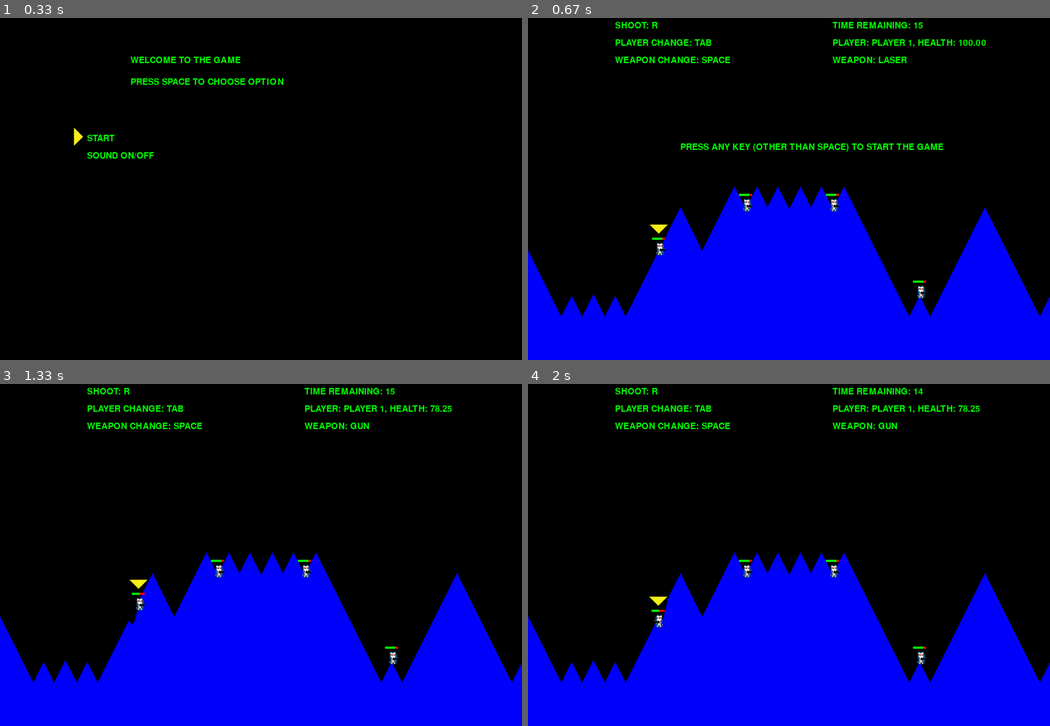
Above: before the commit, frames 1-4 (two rows, left to right).
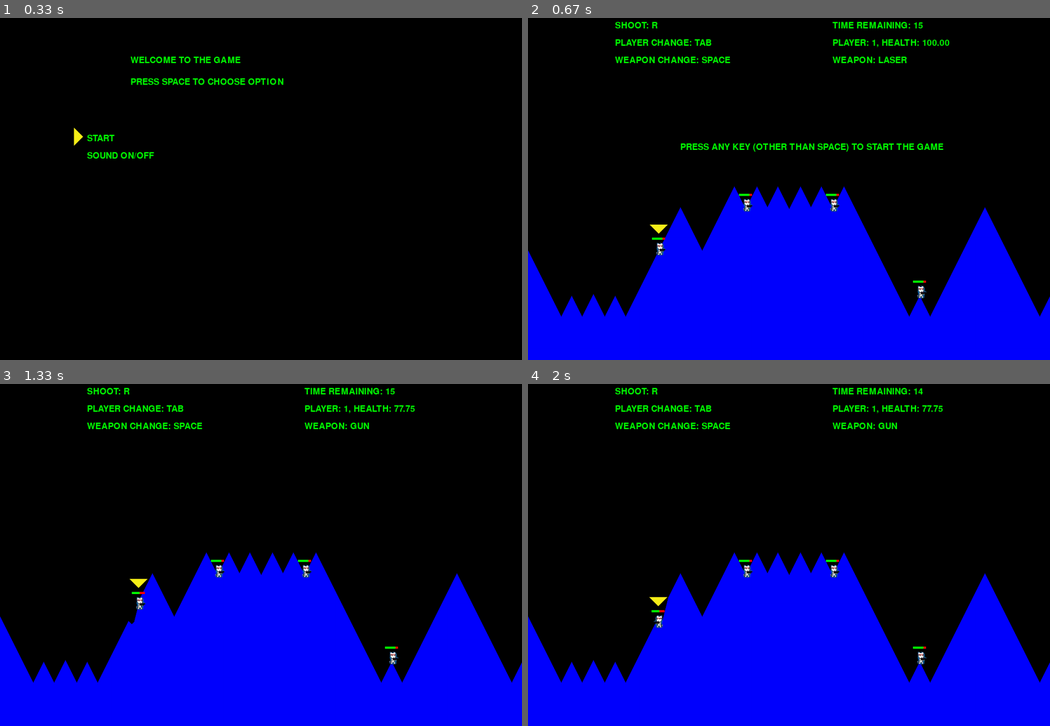
Above: after the commit, the same moments.

Repository: KatKopr/worms_in_pygame
Game: pygame game, started from main.py
Same seed, same stepped clock (60 frames per second), same inputs: the game is played once before the commit and once after it.
Inputs:
- Up to frame 1 (0.33 s): no input
- Up to frame 2 (0.67 s): tap Space at 0.33 s
- Up to frame 3 (1.33 s): tap R at 0.67 s; hold Right from 1 s (still down); tap Space at 1.07 s
- Up to frame 4 (2 s): tap Space at 1.37, 1.57, 1.87 s; release Right at 1.47 s; hold Left from 1.5 s (still down)

Frame 1 is identical in both runs. In frame 2, 0.3% of the frame differs, in the area x 65-88%, y 6-9%; in frame 3, 0.4%, in the area x 24-87%, y 6-71%; in frame 4, 0.4%.

Commit message:
Add files via upload

Diff:
--- a/players.txt
+++ b/players.txt
@@ -1,4 +1,4 @@
-PLAYER 1
-PLAYER 2
-PLAYER 3
-PLAYER 4
+1
+2
+3
+4
--- a/rocket.py
+++ b/rocket.py
@@ -3,7 +3,7 @@
 import pygame
 
 class Rocket:
-    SPEED = 80
+    SPEED = 60
 
     def __init__(self, x, y, o, type):
         self.x = x
@@ -13,14 +13,14 @@
         self.type=type
 
     def get_pos(self):
-        t = self.t * (Rocket.SPEED + 10*self.type)
+        t = self.t * (Rocket.SPEED + 20*self.type)
         x = self.x + self.orientation * t
         if self.type==0:
             y = self.y+2
         if self.type==1:
+            y = self.y - 0.005*t*t + t
+        if self.type==2:
             y = self.y - 0.008*t*t + t
-        if self.type==2:
-            y = self.y - 0.005*t*t + t
         return (x, y)
 
     def process_events(self, worm, time_delta, world, terrain):
--- a/worm.py
+++ b/worm.py
@@ -77,7 +77,6 @@
     def fall(self, terrain):
         a=0
         if self.control.worm_no!=self.number:
-            print(self.number)
             a=1
         self.y=int(terrain.get_level(self.x))+5*a
 
